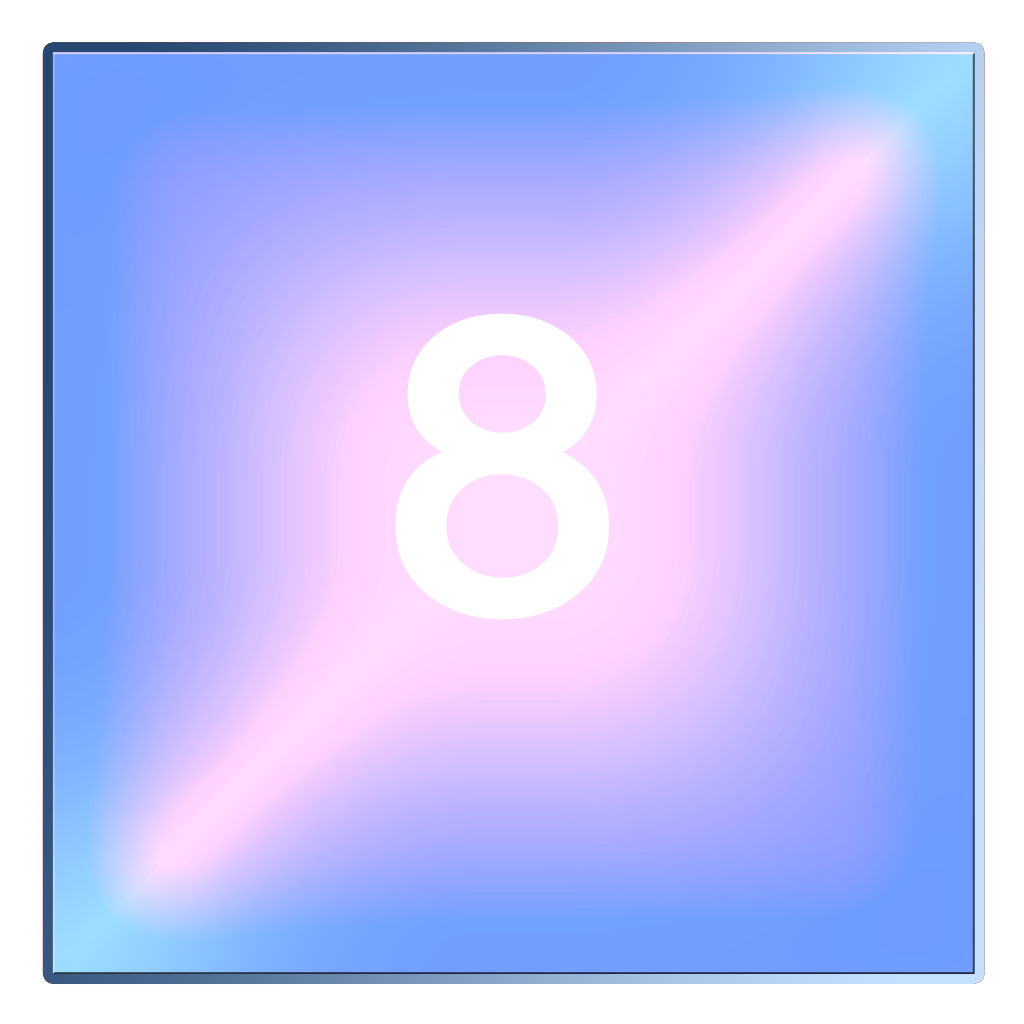
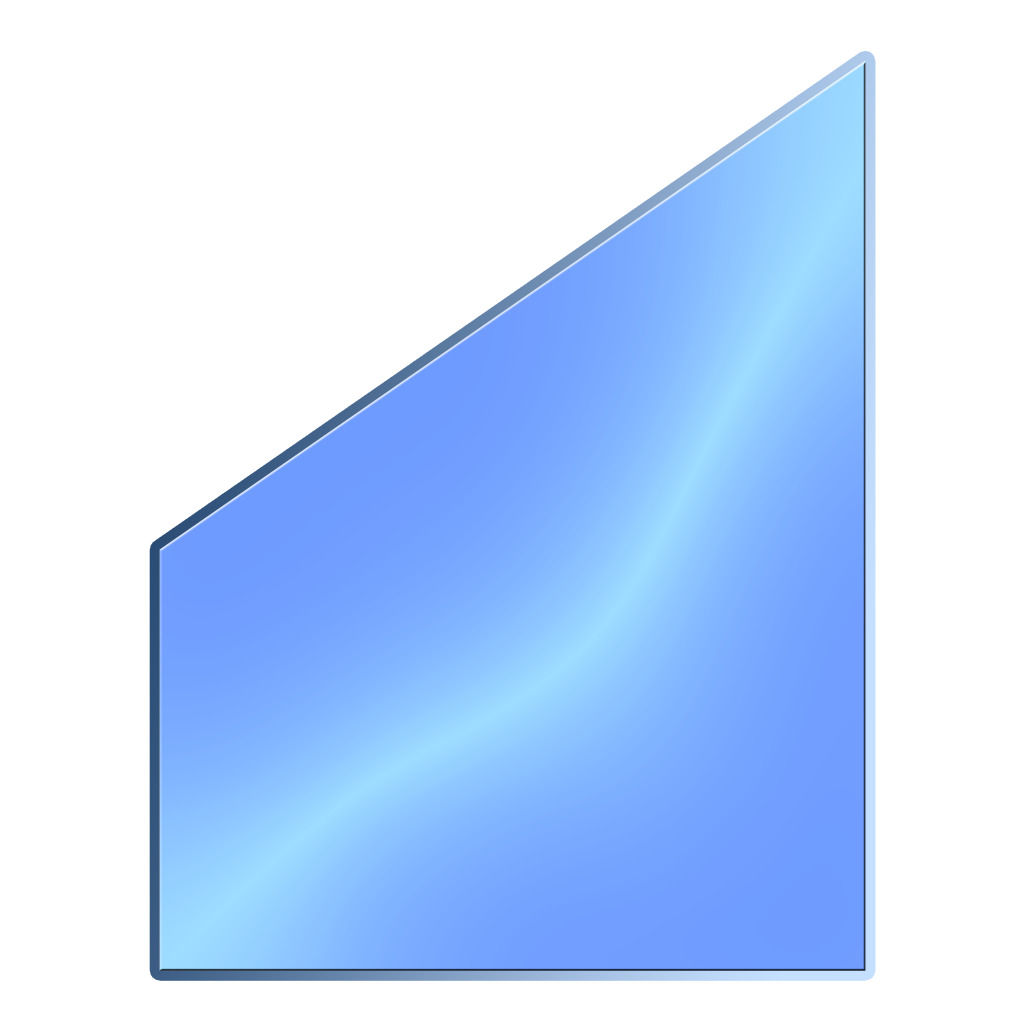
Revision of a layered (1024, 1024) image; what changed, layer by layer:
removed layer "8" over bbox(395, 313, 609, 620)
removed layer "Shape 2 copy" (was overlay) over bbox(52, 52, 975, 974)
removed layer "Shape 2" (was luminosity) over bbox(52, 52, 975, 974)
added layer "Shape 5 copy 2" (overlay) above "Shape 5 copy" over bbox(159, 60, 866, 971)
added layer "Shape 5" above "Layer 0" over bbox(159, 60, 866, 971)
hid "Layer 0" over bbox(52, 52, 976, 976)
